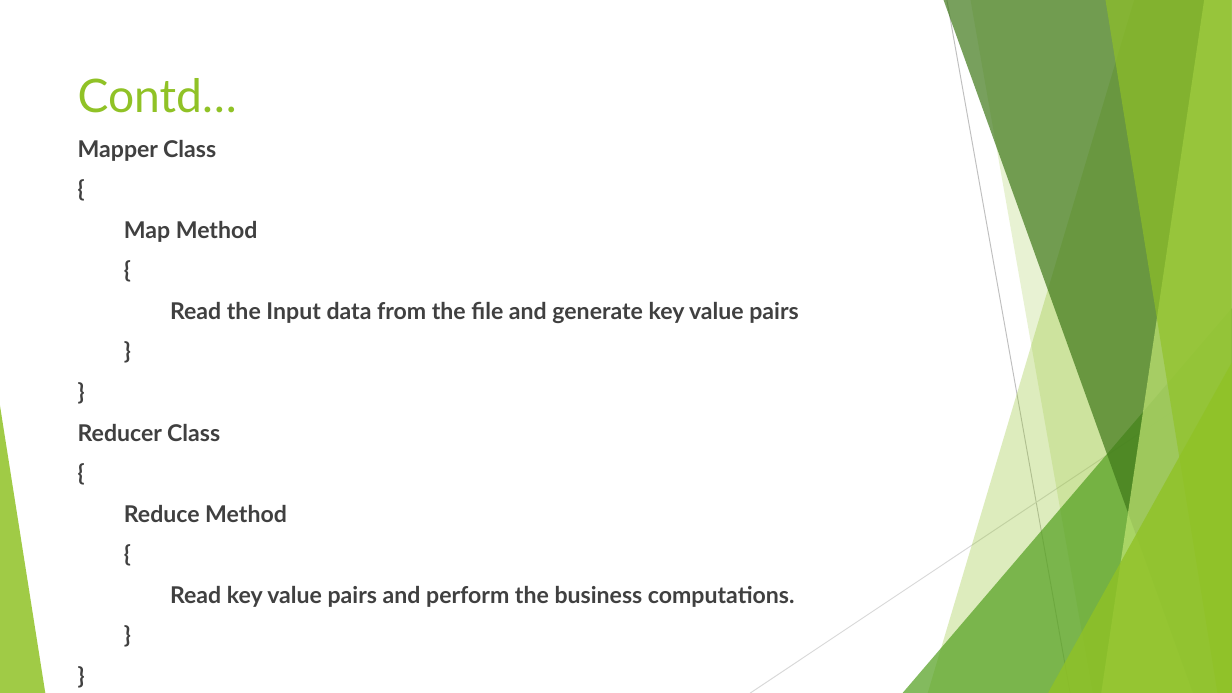
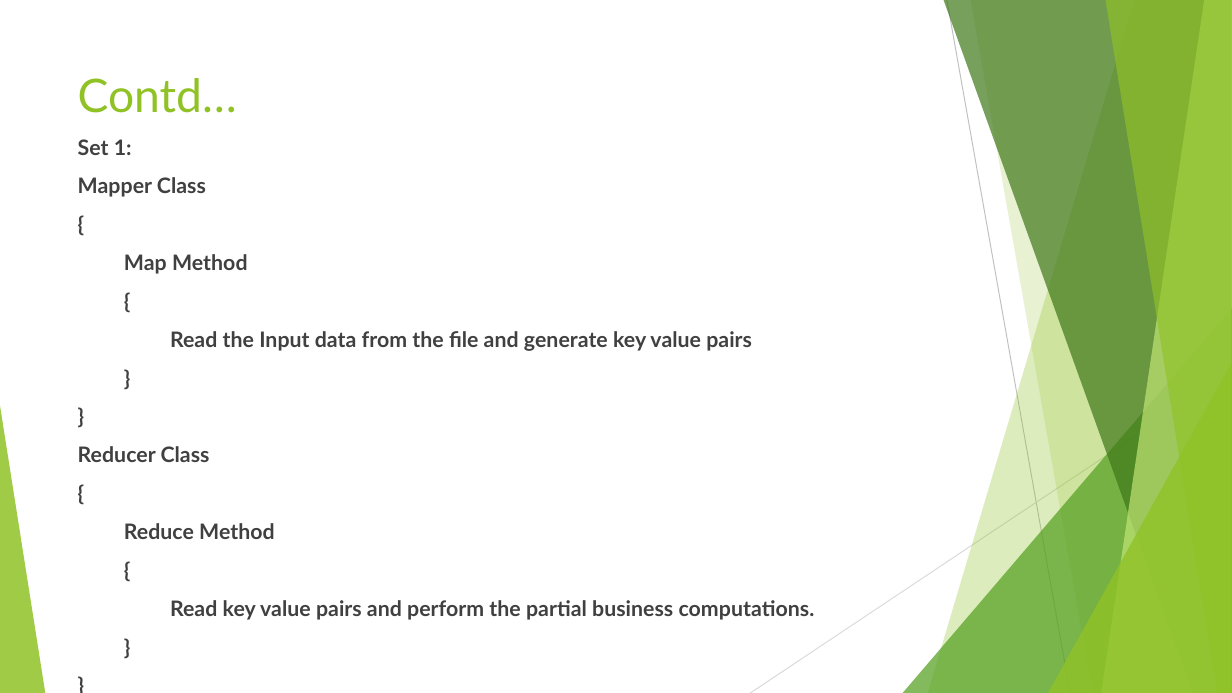
Before and after one commit to srikarreddy-m/CS551-ASE, a slide deck: slide 5 of HackBattleSP15/documentation/ASE Hackathon.pptx. Drawn at 1232x693 pixels with LibreOffice and Linux fonts; fonts in the diff are those of the drawing. Boxes give left, top, right and bottom in pixels: in the first picture for what was removed or moved away, otherwise in the second. Text is boxed around its words. In the diff, an @@ line names an element or a change of style, - is before the commit and + after.

```diff
--- a/HackBattleSP15/documentation/ASE Hackathon.pptx
+++ b/HackBattleSP15/documentation/ASE Hackathon.pptx
@@ text at box(78, 139, 132, 155): paragraph added @@
+Set 1:
@@ text at box(78, 177, 752, 539): size 18 to 16.6 pt in "Mapper Class", "{", "Map Method", "{" and 9 more places @@
@@ text at box(170, 600, 815, 620): text changed; size 18 to 16.6 pt @@
-Read key value pairs and perform the business computations.
+Read key value pairs and perform the partial business computations.
```
Also in this commit, not shown: 8 other slides changed, 1 slide added, 1 other file.
